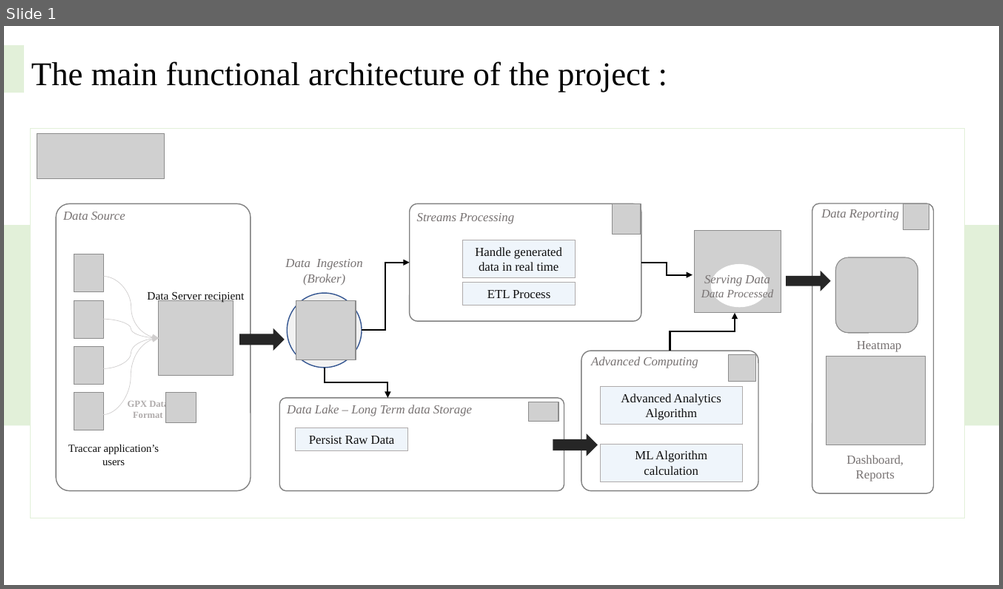
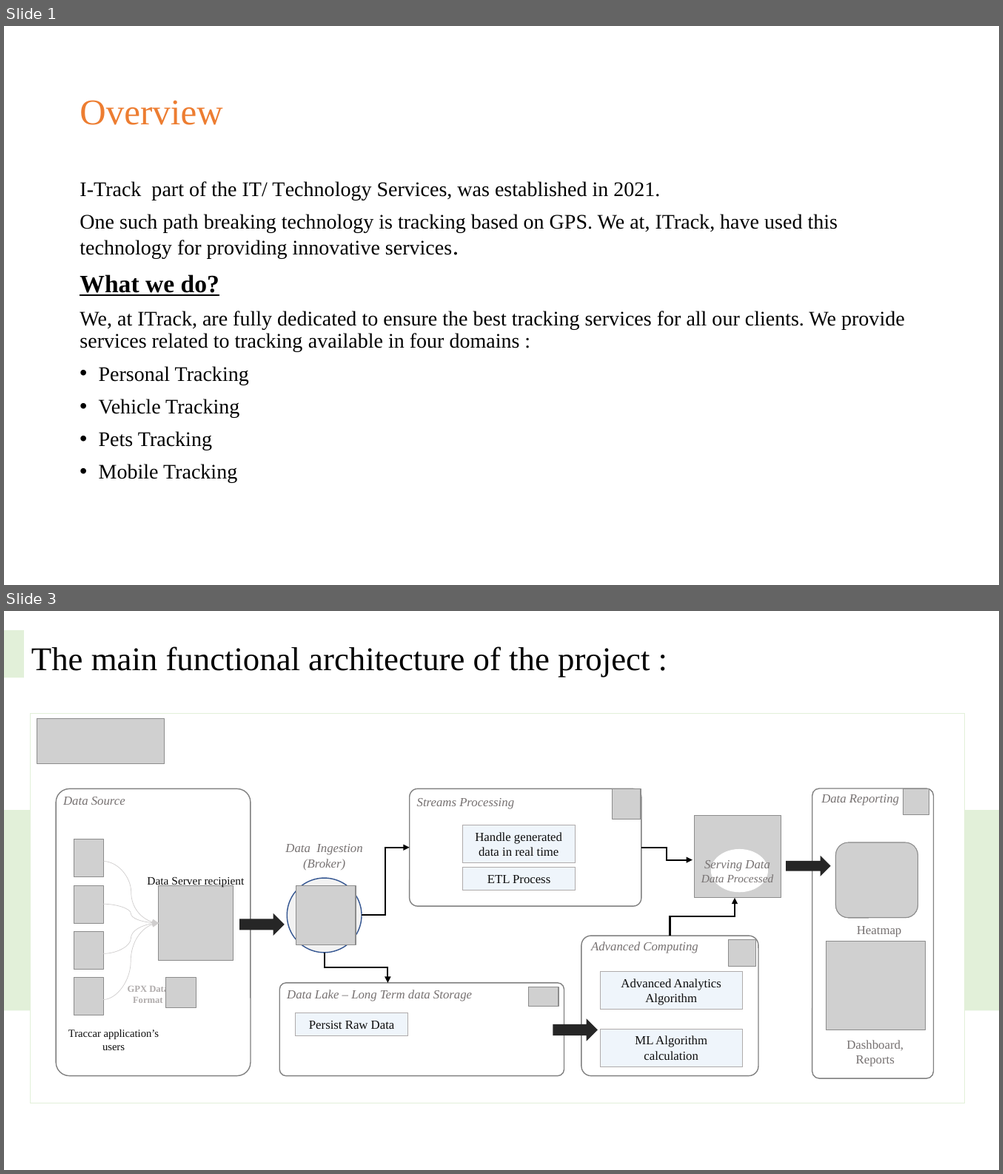
Before and after one commit to MiSalah/Real-Time-Data-Streaming-Analytics-System-for-tracking-Pedestrians, a slide deck: Progress' Presentations/Etat d'avancement - S1.pptx. Shown one above the other, each under a label of ours: slide 1 before the commit, slides 1 and 3 after it; the slides between them are not shown. The pictures are 1003x589 and 1003x1174 pixels, drawn with LibreOffice and Linux fonts; fonts in the diff are those of the drawing; grey boxes stand for pictures; background and template pictures are left out. Boxes give left, top, right and bottom in pixels: in the first picture for what was removed or moved away, otherwise in the second. Text is boxed around its words. In the diff, an @@ line names an element or a change of style, - is before the commit and + after.

```diff
--- a/Progress' Presentations/Etat d'avancement - S1.pptx
+++ b/Progress' Presentations/Etat d'avancement - S1.pptx
@@ slide 1 added at (4, 26, 999, 585), background #FFFFFF @@
@@ title added at (79, 100, 222, 125), 35 pt, text #ED7D31 @@
+Overview
@@ text added at (79, 181, 905, 483), 20 pt, text #000000 @@
+I-Track part of the IT/ Technology Services, was established in 2021.
+One such path breaking technology is tracking based on GPS. We at, ITrack, have used this technology for providing innovative services.
+What we do?
+We, at ITrack, are fully dedicated to ensure the best tracking services for all our clients. We provide services related to tracking available in four domains :
+• Personal Tracking
+• Vehicle Tracking
+• Pets Tracking
+• Mobile Tracking
@@ what was slide 1 is now slide 3 @@
```
Also in this commit, not shown: 1 other slide added.
